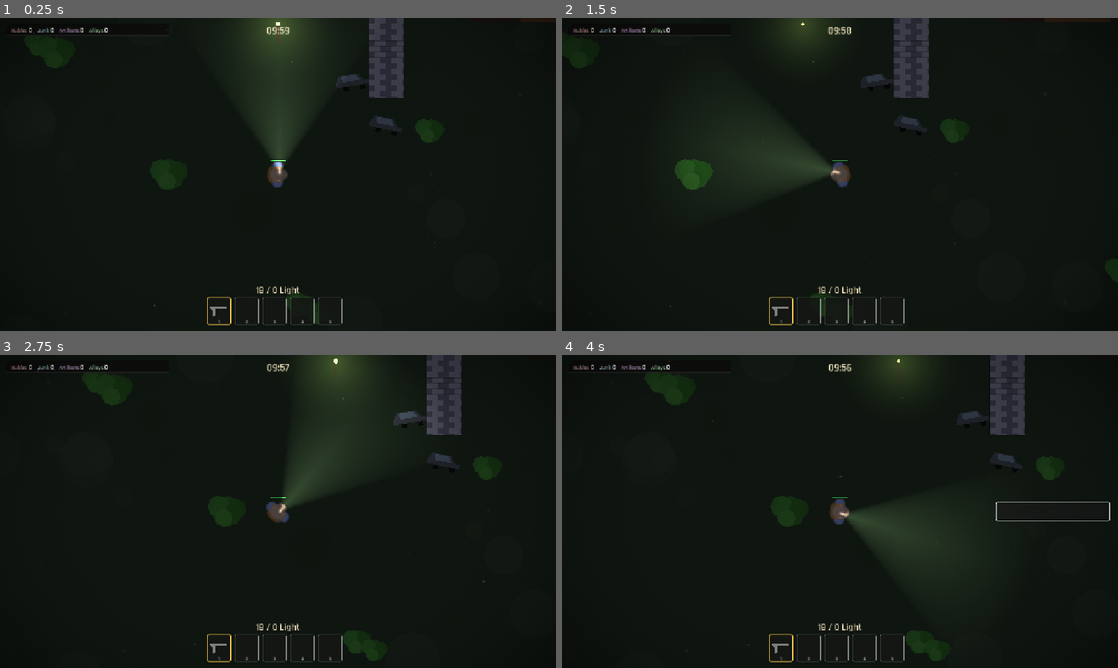
Above: before the commit, frames 1-4 (two rows, left to right).
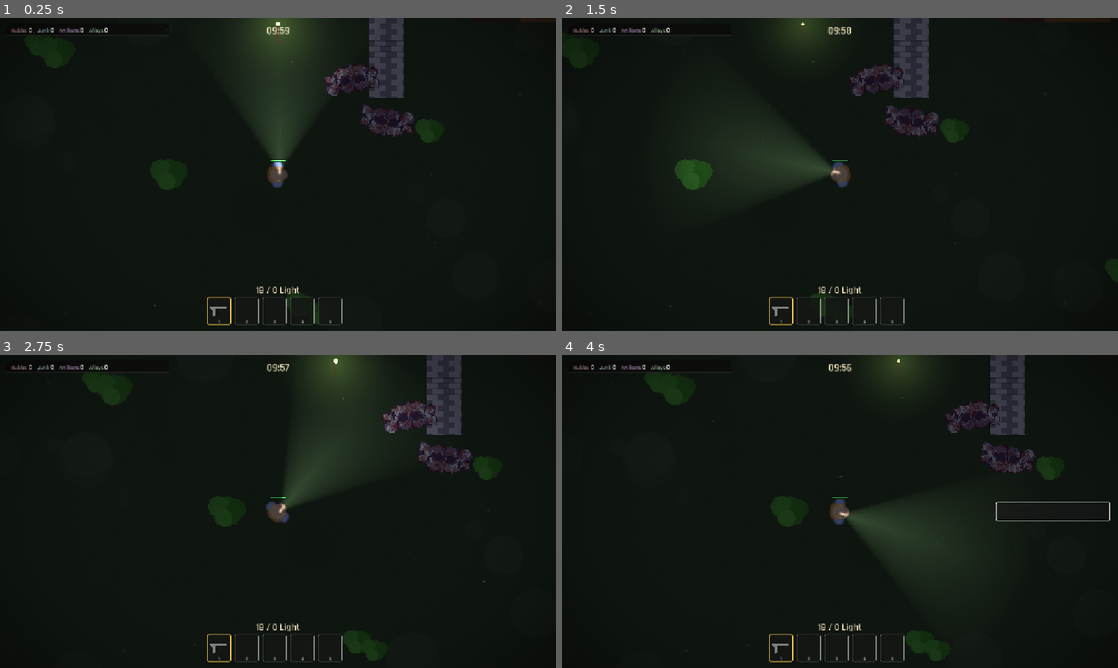
Above: after the commit, the same moments.

Repository: deadsecv1/DeadSector
Game: Godot game, scene res://scenes/Main.tscn
Same seed, same stepped clock (60 frames per second), same inputs: the game is played once before the commit and once after it. This scene is started directly instead of the project's main scene.
Inputs (mouse positions are in pixels of both pictures, inside the frame that each line leads up to):
- Up to frame 1 (0.25 s): no input
- Up to frame 2 (1.5 s): tap F at 0.5, 1.25 s; move the mouse to (962, 158) at 0.52 s; hold D 0.53-1.25 s; tap Z at 0.6 s; click (962, 158) at 0.67 s; tap Space at 0.77, 1.07 s; drag from (728, 190) to (956, 130) at 1.27 s
- Up to frame 3 (2.75 s): tap F at 2 s; move the mouse to (333, 442) at 2.02 s; hold A from 2.03 s (still down); tap Shift at 2.1 s
- Up to frame 4 (4 s): release A at 2.75 s; tap F at 2.75, 3.5 s; drag from (812, 574) to (1006, 458) at 2.77 s; move the mouse to (1006, 558) at 3.52 s; hold D from 3.53 s (still down); tap Enter at 3.6 s; tap Space at 3.77 s

The runs differ from the first frame. In frame 1, 0.9% of the frame differs, in the area x 58-75%, y 14-38%; in frame 2, 0.8%; in frame 3, 1.0%, in the area x 68-85%, y 14-38%; in frame 4, 0.8%.

Commit message:
Add real sprite art for vehicles (Car.gd)
Functional extraction car uses a weathered sedan sprite, rotated to
face its travel direction. Static-decor cars scattered on maps each
pick a random wrecked variant (scrap husk, flipped, overgrown, rust)
and a random facing for visual variety. Falls back to the original
vector body if no external art is present, same convention as Enemy.gd.

Co-Authored-By: Claude Sonnet 5 <noreply@anthropic.com>

Diff:
--- a/scenes/Car.tscn
+++ b/scenes/Car.tscn
@@ -20,3 +20,7 @@
 [node name="WheelR" type="Polygon2D" parent="."]
 color = Color(0.05, 0.05, 0.05, 1)
 polygon = PackedVector2Array(16, 16, 16, 26, 28, 26, 28, 16)
+
+[node name="CarSprite" type="Sprite2D" parent="."]
+visible = false
+scale = Vector2(3.2, 3.2)
--- a/scripts/Car.gd
+++ b/scripts/Car.gd
@@ -12,12 +12,48 @@
 const APPROACH_SPEED := 340.0
 const LEAVE_SPEED := 420.0
 
+const WRECK_VARIANTS := ["scrap", "flipped", "overgrown", "rust"]
+
 var target_pos: Vector2 = Vector2.ZERO
 var state: String = "idle"
 
 @onready var body: Polygon2D = $Body
 @onready var wheel_l: Polygon2D = $WheelL
 @onready var wheel_r: Polygon2D = $WheelR
+@onready var car_sprite: Sprite2D = $CarSprite
+
+func _ready() -> void:
+	_try_load_external_sprite()
+
+# --- Optional external art: parked/wrecked decoration cars each pick a
+# random weathered variant (res://assets/vehicles/car_<variant>.png) for
+# visual variety across the many static_decor placements scattered around
+# the maps, while the functional extraction pickup car always uses the
+# plain res://assets/vehicles/car.png and gets rotated to face its travel
+# direction (it only ever drives in +X). Falls back to the vector body
+# if no external art is present. ---
+func _try_load_external_sprite() -> void:
+	var path := "res://assets/vehicles/car.png"
+	if static_decor:
+		path = "res://assets/vehicles/car_%s.png" % WRECK_VARIANTS[randi() % WRECK_VARIANTS.size()]
+	if not ResourceLoader.exists(path):
+		return
+	var tex: Texture2D = load(path)
+	if tex == null:
+		return
+	car_sprite.texture = tex
+	car_sprite.texture_filter = CanvasItem.TEXTURE_FILTER_NEAREST
+	car_sprite.visible = true
+	body.visible = false
+	wheel_l.visible = false
+	wheel_r.visible = false
+	var windshield := get_node_or_null("Windshield")
+	if windshield:
+		windshield.visible = false
+	if static_decor:
+		car_sprite.rotation_degrees = [0, 90, 180, 270][randi() % 4]
+	else:
+		car_sprite.rotation_degrees = 90
 
 func start_approach(landing_pos: Vector2) -> void:
 	target_pos = landing_pos
Binary file added: assets/vehicles/car.png
Not shown, added: assets/vehicles/car.png.import
Binary file added: assets/vehicles/car_flipped.png
Not shown, added: assets/vehicles/car_flipped.png.import
Binary file added: assets/vehicles/car_overgrown.png
Not shown, added: assets/vehicles/car_overgrown.png.import
Binary file added: assets/vehicles/car_rust.png
Not shown, added: assets/vehicles/car_rust.png.import
Binary file added: assets/vehicles/car_scrap.png
Not shown, added: assets/vehicles/car_scrap.png.import
